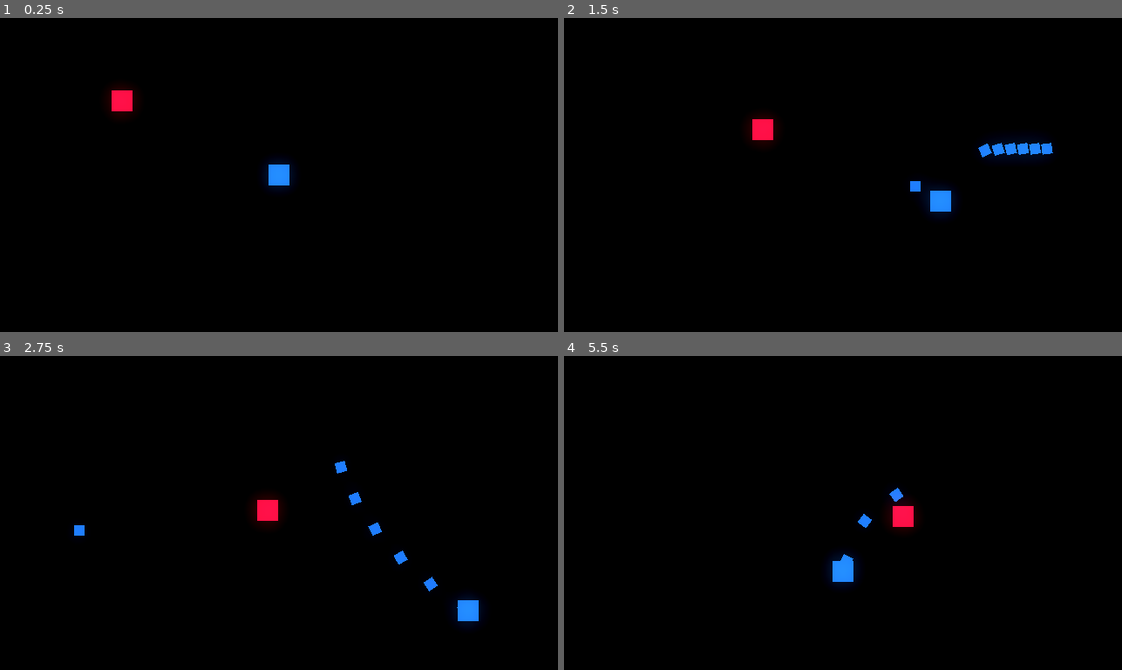
Above: before the commit, frames 1-4 (two rows, left to right).
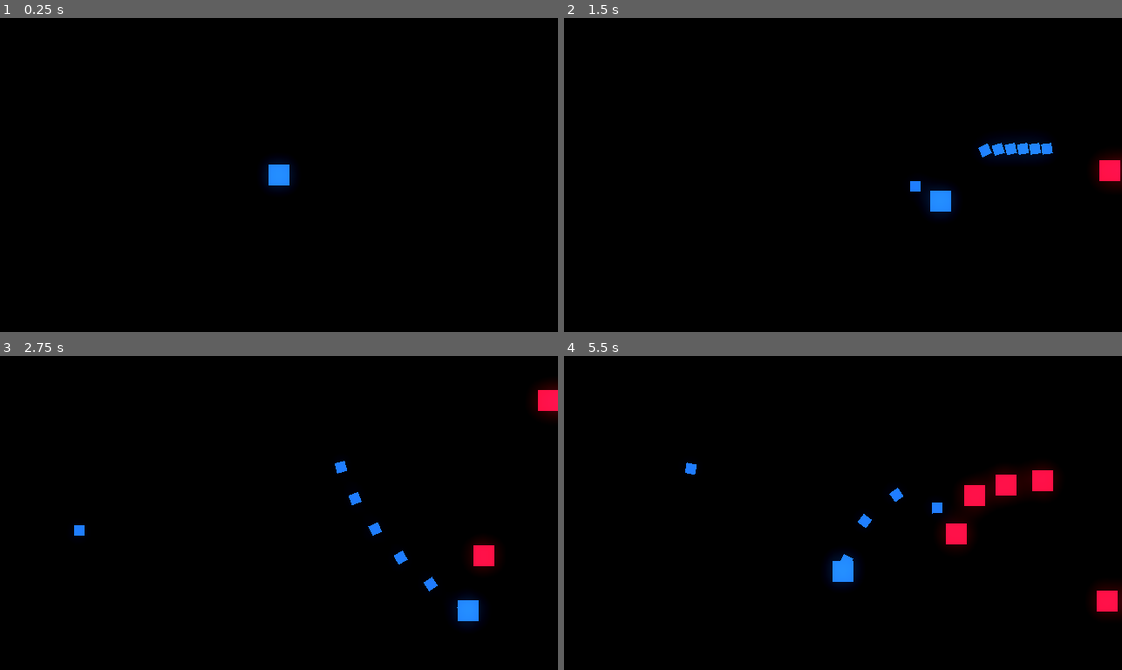
Above: after the commit, the same moments.

Repository: OwenDdev/Wave-Shooter
Game: Godot game, scene res://arena.tscn
The game is run twice, just before and just after one commit, with the same random seed, the same clock (stepped at 60 frames per second) and the same inputs.
Inputs (mouse positions are in pixels of both pictures, inside the frame that each line leads up to):
- Up to frame 1 (0.25 s): no input
- Up to frame 2 (1.5 s): move the mouse to (965, 159) at 0.52 s; press the mouse at (965, 159) at 0.53 s; hold D (move_right) 0.53-1.28 s; move the mouse to (731, 190) at 1.27 s; release the mouse at (731, 190) at 1.28 s; hold S (move_down) from 1.28 s (still down); click (731, 190) at 1.35 s
- Up to frame 3 (2.75 s): move the mouse to (334, 443) at 2.02 s; release S (move_down) at 2.03 s; press the mouse at (334, 443) at 2.03 s; hold D (move_right) from 2.03 s (still down)
- Up to frame 4 (5.5 s): move the mouse to (815, 575) at 2.77 s; release D (move_right) at 2.78 s; release the mouse at (815, 575) at 2.78 s; hold W (move_up) 2.78-3.53 s; click (815, 575) at 2.85 s; move the mouse to (1010, 560) at 3.52 s; press the mouse at (1010, 560) at 3.53 s; hold A (move_left) 3.53-5.03 s; move the mouse to (675, 465) at 4.27 s; release the mouse at (675, 465) at 4.28 s; click (675, 465) at 4.35 s; move the mouse to (870, 513) at 5.02 s; press the mouse at (870, 513) at 5.03 s; hold S (move_down) from 5.03 s (still down)

The runs differ from the first frame. In frame 1, 0.4% of the frame differs, in the area x 19-25%, y 21-32%; in frame 2, 0.8%; in frame 3, 1.2%; in frame 4, 2.7%, in the area x 21-100%, y 33-83%.

Commit message:
enemy spawner
Enemy spawning implemented

Diff:
--- a/arena.gd
+++ b/arena.gd
@@ -1,5 +1,6 @@
 extends Node2D
 
+var enemy_1 = preload("res://enemy.tscn")
 
 # Called when the node enters the scene tree for the first time.
 func _ready() -> void:
@@ -7,3 +8,11 @@
 
 func _exit_tree() -> void:
 	Global.node_creation_parent = null
+
+func _on_enemy_spawn_timer_timeout() -> void:
+	var enemy_position = Vector2(randf_range(-160, 670), randf_range(-90, 390))
+
+	while enemy_position.x < 640 and enemy_position.x > -80 or enemy_position.x < 360 and enemy_position.y > -45:
+		enemy_position = Vector2(randf_range(-160, 670), randf_range(-90, 390))
+
+	Global.instance_node(enemy_1, enemy_position, self)
--- a/arena.tscn
+++ b/arena.tscn
@@ -1,8 +1,7 @@
-[gd_scene load_steps=5 format=3 uid="uid://cmsmrpvdvq5u0"]
+[gd_scene load_steps=4 format=3 uid="uid://cmsmrpvdvq5u0"]
 
 [ext_resource type="Script" path="res://arena.gd" id="1_5g7r8"]
 [ext_resource type="PackedScene" uid="uid://bvyhci1gkahna" path="res://player.tscn" id="2_hnaq8"]
-[ext_resource type="PackedScene" uid="uid://d4b7m5538enqw" path="res://enemy.tscn" id="3_qxhuw"]
 
 [sub_resource type="Environment" id="Environment_chsiw"]
 background_mode = 3
@@ -19,5 +18,7 @@
 [node name="WorldEnvironment" type="WorldEnvironment" parent="."]
 environment = SubResource("Environment_chsiw")
 
-[node name="Enemy" parent="." instance=ExtResource("3_qxhuw")]
-position = Vector2(123, 87)
+[node name="Enemy_spawn_timer" type="Timer" parent="."]
+autostart = true
+
+[connection signal="timeout" from="Enemy_spawn_timer" to="." method="_on_enemy_spawn_timer_timeout"]
